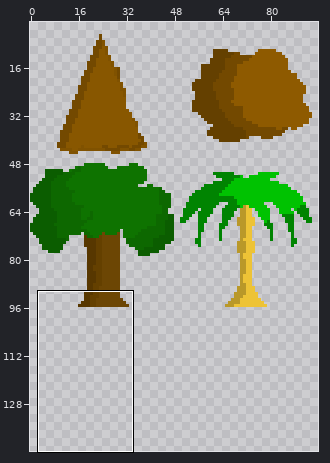
Sprite sheet -- assets/textures/props.png. Above, an overview of the earlier version with the close-up marked.
Close-up. As it was:
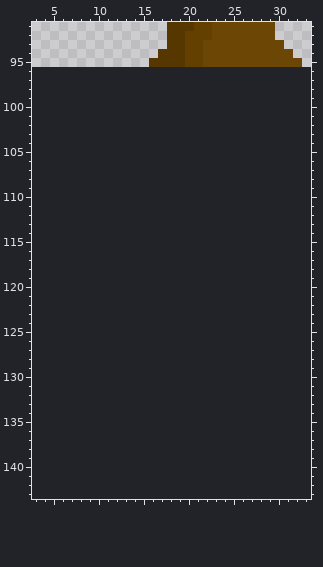
The file is 96x96 pixels. Colours within 5 levels of each other are drawn and written as one. Shown: x 3..33, y 91..143. The old version is drawn lined up with the new one, on the new canvas. The wide view leaves out empty margins.
The same view after the edit:
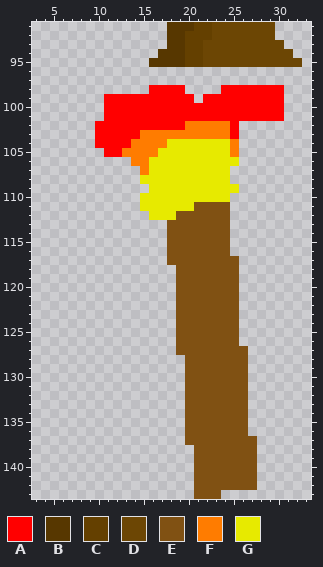
Palette (. is transparent): A #ff0000  B #573700  C #644000  D #6c4604  E #805113  F #ff7c00  G #e7ea00
The exact change:
{"change": "canvas 96x96 -> 96x144"}
{"y":98,"x":16,"old":"....","new":"AAAA"}
{"y":98,"x":24,"old":".......","new":"AAAAAAA"}
{"y":99,"x":11,"old":"..........","new":"AAAAAAAAAA"}
{"y":99,"x":22,"old":".........","new":"AAAAAAAAA"}
{"y":100,"x":11,"old":"....................","new":"AAAAAAAAAAAAAAAAAAAA"}
{"y":101,"x":11,"old":"....................","new":"AAAAAAAAAAAAAAAAAAAA"}
{"y":102,"x":10,"old":"................","new":"AAAAAAAAAAFFFFFA"}
{"y":103,"x":10,"old":"................","new":"AAAAAFFFFFFFFFFA"}
{"y":104,"x":10,"old":"................","new":"AAAAFFFFGGGGGGGF"}
{"y":105,"x":11,"old":"...............","new":"AAFFFFGGGGGGGGF"}
{"y":106,"x":14,"old":"............","new":"FFGGGGGGGGGG"}
{"y":107,"x":15,"old":"..........","new":"FGGGGGGGGG"}
{"y":108,"x":15,"old":"..........","new":"GGGGGGGGGG"}
{"y":109,"x":16,"old":"..........","new":"GGGGGGGGGG"}
{"y":110,"x":15,"old":"..........","new":"GGGGGGGGGG"}
{"y":111,"x":15,"old":"..........","new":"GGGGGGEEEE"}
{"y":112,"x":16,"old":".........","new":"GGGEEEEEE"}
{"y":113,"x":18,"old":".......","new":"EEEEEEE"}
{"y":114,"x":18,"old":".......","new":"EEEEEEE"}
{"y":115,"x":18,"old":".......","new":"EEEEEEE"}
{"y":116,"x":18,"old":".......","new":"EEEEEEE"}
{"y":117,"x":18,"old":"........","new":"EEEEEEEE"}
{"y":118,"x":19,"old":".......","new":"EEEEEEE"}
{"y":119,"x":19,"old":".......","new":"EEEEEEE"}
{"y":120,"x":19,"old":".......","new":"EEEEEEE"}
{"y":121,"x":19,"old":".......","new":"EEEEEEE"}
{"y":122,"x":19,"old":".......","new":"EEEEEEE"}
{"y":123,"x":19,"old":".......","new":"EEEEEEE"}
{"y":124,"x":19,"old":".......","new":"EEEEEEE"}
{"y":125,"x":19,"old":".......","new":"EEEEEEE"}
{"y":126,"x":19,"old":".......","new":"EEEEEEE"}
{"y":127,"x":19,"old":"........","new":"EEEEEEEE"}
{"y":128,"x":20,"old":".......","new":"EEEEEEE"}
{"y":129,"x":20,"old":".......","new":"EEEEEEE"}
{"y":130,"x":20,"old":".......","new":"EEEEEEE"}
{"y":131,"x":20,"old":".......","new":"EEEEEEE"}
{"y":132,"x":20,"old":".......","new":"EEEEEEE"}
{"y":133,"x":20,"old":".......","new":"EEEEEEE"}
{"y":134,"x":20,"old":".......","new":"EEEEEEE"}
{"y":135,"x":20,"old":".......","new":"EEEEEEE"}
{"y":136,"x":20,"old":".......","new":"EEEEEEE"}
{"y":137,"x":20,"old":"........","new":"EEEEEEEE"}
{"y":138,"x":21,"old":".......","new":"EEEEEEE"}
{"y":139,"x":21,"old":".......","new":"EEEEEEE"}
{"y":140,"x":21,"old":".......","new":"EEEEEEE"}
{"y":141,"x":21,"old":".......","new":"EEEEEEE"}
{"y":142,"x":21,"old":".......","new":"EEEEEEE"}
{"y":143,"x":21,"old":"...","new":"EEE"}
